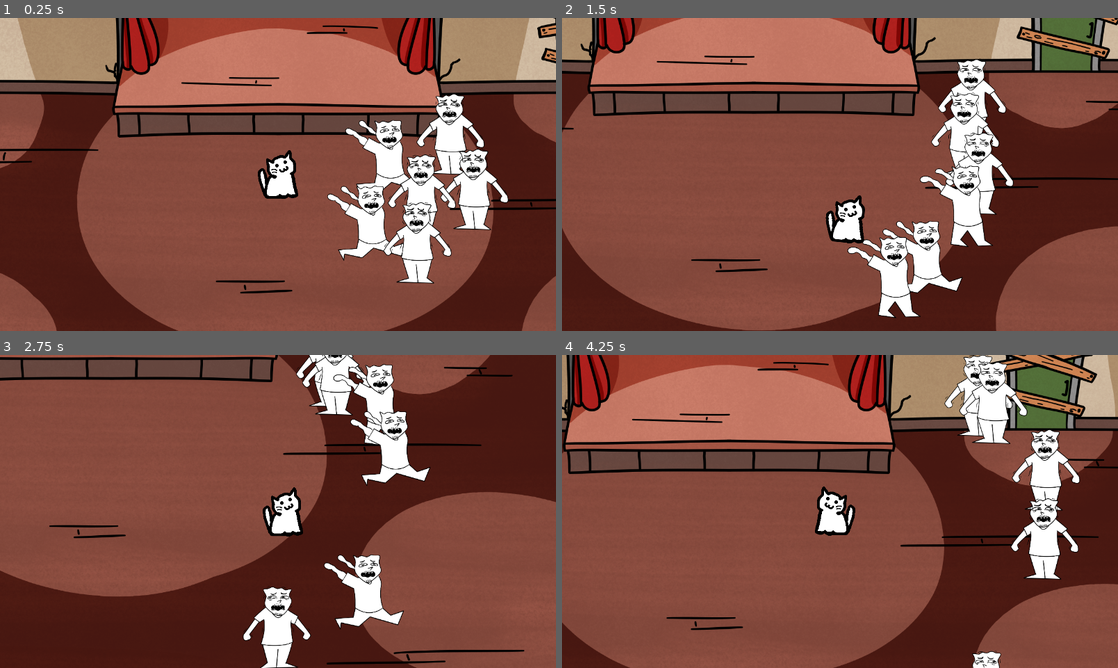
Above: before the commit, frames 1-4 (two rows, left to right).
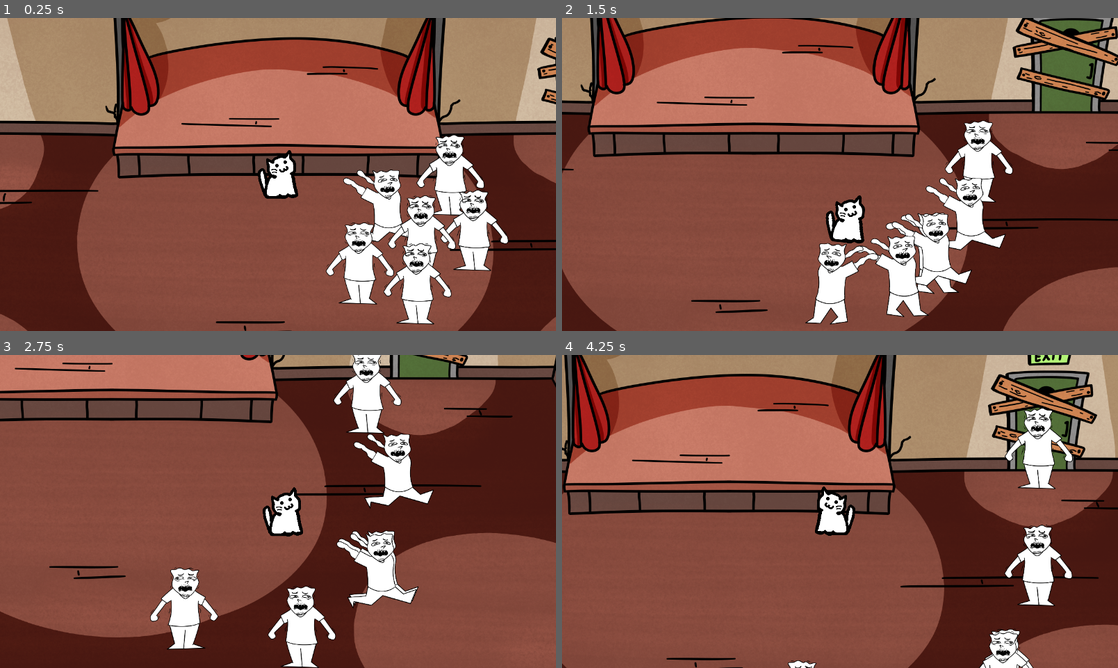
Above: after the commit, the same moments.

Repository: Crevann/GGJFunnyGame
Game: Godot game, scene res://game.tscn
The game is run twice, just before and just after one commit, with the same random seed, the same clock (stepped at 60 frames per second) and the same inputs.
Inputs:
- Up to frame 1 (0.25 s): no input
- Up to frame 2 (1.5 s): hold D (move_right) 0.53-1.28 s; tap Space (attack) at 0.6, 1.35 s; hold S (move_down) from 1.28 s (still down)
- Up to frame 3 (2.75 s): release S (move_down) at 2.03 s; hold D (move_right) from 2.03 s (still down); tap Space (attack) at 2.1 s
- Up to frame 4 (4.25 s): release D (move_right) at 2.78 s; hold W (move_up) 2.78-3.53 s; tap Space (attack) at 2.85, 3.6 s; hold A (move_left) from 3.53 s (still down)

The runs differ from the first frame. In frame 1, 49% of the frame differs, in the area x 0-100%, y 0-100%; in frame 2, 48%; in frame 3, 39%; in frame 4, 48%.

Commit message:
Combo system

Diff:
--- a/characters/enemy/enemy.gd
+++ b/characters/enemy/enemy.gd
@@ -1,17 +1,31 @@
 extends CharacterBody2D
 class_name Enemy
+
+signal has_died(points: int)
 
 @onready var camera := $"../../Camera2D"
 @onready var player: Player
 
+@export var points = 100
 const SPEED = 200.0
 const KNOCKBACK = 1200.0
-var hp
+var hp : int
+var dead : bool
 
 func _ready():
 	player = get_tree().get_first_node_in_group("player")
 	add_to_group("enemies")
 	hp = 2
+
+func _process(_delta):
+	if(hp <= 0 and !dead):
+		var state : State = $StateMachine.current_state
+		state.emit_signal("transition", "Dead")
+		Game.add_points(points)
+		Game.current_combo += 1
+		Game.combo_decay_timer.start()
+		print(Game.total_points)
+		print(Game.current_combo)
 
 func _physics_process(_delta):
 	move_and_slide()
@@ -21,6 +35,7 @@
 	var direction = global_position - other.global_position
 	Game.hit_stop(0.1, 0.15)
 	camera.shake_camera(0.1, 50)
+	hp = hp - other.damage
 	var state : State = $StateMachine.current_state
 	velocity = direction.normalized() * KNOCKBACK
 	state.emit_signal("transition", "Stagger")
--- a/characters/enemy/enemy.tscn
+++ b/characters/enemy/enemy.tscn
@@ -10,6 +10,7 @@
 [ext_resource type="Texture2D" uid="uid://m2djar8l6s3e" path="res://sprites/enemy/enemy_run/enemy_run_1.png" id="5_t2ouk"]
 [ext_resource type="Texture2D" uid="uid://dos0gxxru406v" path="res://sprites/enemy/enemy_stagger/enemy_stagger.png" id="6_u5tq3"]
 [ext_resource type="Script" path="res://characters/enemy/states/enemy_stagger.gd" id="10_p8vnk"]
+[ext_resource type="Script" path="res://characters/enemy/states/enemy_dead.gd" id="11_n2pg3"]
 
 [sub_resource type="Shader" id="Shader_dmjlb"]
 code = "shader_type canvas_item;
@@ -34,6 +35,14 @@
 
 [sub_resource type="SpriteFrames" id="SpriteFrames_c7j80"]
 animations = [{
+"frames": [{
+"duration": 1.0,
+"texture": ExtResource("2_vbmiw")
+}],
+"loop": true,
+"name": &"Dead",
+"speed": 5.0
+}, {
 "frames": [{
 "duration": 1.0,
 "texture": ExtResource("2_vbmiw")
@@ -70,6 +79,46 @@
 
 [sub_resource type="RectangleShape2D" id="RectangleShape2D_nw2fq"]
 size = Vector2(80, 17)
+
+[sub_resource type="Animation" id="Animation_p3vg7"]
+resource_name = "Dead"
+length = 0.10001
+tracks/0/type = "value"
+tracks/0/imported = false
+tracks/0/enabled = true
+tracks/0/path = NodePath("Flip/Enemy:animation")
+tracks/0/interp = 1
+tracks/0/loop_wrap = true
+tracks/0/keys = {
+"times": PackedFloat32Array(0),
+"transitions": PackedFloat32Array(1),
+"update": 1,
+"values": [&"Dead"]
+}
+tracks/1/type = "value"
+tracks/1/imported = false
+tracks/1/enabled = true
+tracks/1/path = NodePath("Flip/Enemy:frame")
+tracks/1/interp = 1
+tracks/1/loop_wrap = true
+tracks/1/keys = {
+"times": PackedFloat32Array(0),
+"transitions": PackedFloat32Array(1),
+"update": 1,
+"values": [0]
+}
+tracks/2/type = "value"
+tracks/2/imported = false
+tracks/2/enabled = true
+tracks/2/path = NodePath("Flip/Hurtbox/CollisionShape2D:disabled")
+tracks/2/interp = 1
+tracks/2/loop_wrap = true
+tracks/2/keys = {
+"times": PackedFloat32Array(0),
+"transitions": PackedFloat32Array(1),
+"update": 1,
+"values": [true]
+}
 
 [sub_resource type="Animation" id="Animation_6hn0o"]
 resource_name = "Idle"
@@ -198,38 +247,6 @@
 "update": 0,
 "values": [0.0]
 }
-
-[sub_resource type="Animation" id="Animation_tmr6m"]
-resource_name = "Walk"
-length = 0.40001
-loop_mode = 1
-tracks/0/type = "value"
-tracks/0/imported = false
-tracks/0/enabled = true
-tracks/0/path = NodePath("Flip/Enemy:animation")
-tracks/0/interp = 1
-tracks/0/loop_wrap = true
-tracks/0/keys = {
-"times": PackedFloat32Array(0),
-"transitions": PackedFloat32Array(1),
-"update": 1,
-"values": [&"Run"]
-}
-tracks/1/type = "value"
-tracks/1/imported = false
-tracks/1/enabled = true
-tracks/1/path = NodePath("Flip/Enemy:frame")
-tracks/1/interp = 1
-tracks/1/loop_wrap = true
-tracks/1/keys = {
-"times": PackedFloat32Array(0, 0.2),
-"transitions": PackedFloat32Array(1, 1),
-"update": 1,
-"values": [0, 1]
-}
-
-[sub_resource type="Animation" id="Animation_p3vg7"]
-resource_name = "Dead"
 
 [sub_resource type="Animation" id="Animation_y4rmu"]
 resource_name = "Stagger"
@@ -283,6 +300,35 @@
 "values": [1.0, 0.0]
 }
 
+[sub_resource type="Animation" id="Animation_tmr6m"]
+resource_name = "Walk"
+length = 0.40001
+loop_mode = 1
+tracks/0/type = "value"
+tracks/0/imported = false
+tracks/0/enabled = true
+tracks/0/path = NodePath("Flip/Enemy:animation")
+tracks/0/interp = 1
+tracks/0/loop_wrap = true
+tracks/0/keys = {
+"times": PackedFloat32Array(0),
+"transitions": PackedFloat32Array(1),
+"update": 1,
+"values": [&"Run"]
+}
+tracks/1/type = "value"
+tracks/1/imported = false
+tracks/1/enabled = true
+tracks/1/path = NodePath("Flip/Enemy:frame")
+tracks/1/interp = 1
+tracks/1/loop_wrap = true
+tracks/1/keys = {
+"times": PackedFloat32Array(0, 0.2),
+"transitions": PackedFloat32Array(1, 1),
+"update": 1,
+"values": [0, 1]
+}
+
 [sub_resource type="AnimationLibrary" id="AnimationLibrary_ll0e4"]
 _data = {
 "Dead": SubResource("Animation_p3vg7"),
@@ -343,5 +389,10 @@
 [node name="StaggerTimer" type="Timer" parent="StateMachine/Stagger"]
 wait_time = 0.2
 
+[node name="Dead" type="Node" parent="StateMachine"]
+script = ExtResource("11_n2pg3")
+animation_name = "Dead"
+
 [connection signal="hit" from="Flip/Hurtbox" to="." method="_on_hurtbox_hit"]
+[connection signal="animation_finished" from="AnimationPlayer" to="StateMachine/Dead" method="_on_animation_player_animation_finished"]
 [connection signal="timeout" from="StateMachine/Stagger/StaggerTimer" to="StateMachine/Stagger" method="_on_stagger_timer_timeout"]
--- /dev/null
+++ b/characters/enemy/states/enemy_dead.gd
@@ -0,0 +1,8 @@
+extends EnemyState
+
+func state_enter():
+	super()
+	enemy.dead = true
+
+func state_physics_process(_delta):
+	enemy.velocity = lerp(enemy.velocity, Vector2.ZERO, 0.1)
--- a/game.gd
+++ b/game.gd
@@ -1,11 +1,31 @@
 extends Node
 
-var points: int
+var total_points: int
+var current_combo: int = 1
+var max_combo: int = 4
+
+var combo_decay_timer: Timer
+var combo_decay_time: float = 2.0
 
 func _ready():
-	points = 0
+	total_points = 0
+
+	combo_decay_timer = Timer.new()
+	combo_decay_timer.wait_time = combo_decay_time
+	combo_decay_timer.autostart = true
+	combo_decay_timer.connect("timeout", combo_decay)
+	add_child(combo_decay_timer)
+
+func _process(delta):
+	current_combo = clamp(current_combo, 1, max_combo)
+
+func add_points(new_points):
+	total_points += new_points * current_combo
 
 func hit_stop(timescale, duration):
 	Engine.time_scale = timescale
 	await get_tree().create_timer(duration, true, false, true).timeout
 	Engine.time_scale = 1
+
+func combo_decay():
+	current_combo -= 1
--- a/game.tscn
+++ b/game.tscn
@@ -1,6 +1,7 @@
-[gd_scene load_steps=10 format=3 uid="uid://bthd4sme5od7a"]
+[gd_scene load_steps=13 format=3 uid="uid://bthd4sme5od7a"]
 
 [ext_resource type="PackedScene" uid="uid://cx1djja02jtll" path="res://characters/player/player.tscn" id="1_nw3lk"]
+[ext_resource type="PackedScene" uid="uid://bo7k1cc6j2s0q" path="res://logic/ui/ui.tscn" id="1_v0yu5"]
 [ext_resource type="Script" path="res://camera.gd" id="1_ye6ox"]
 [ext_resource type="PackedScene" uid="uid://css4dbko0a408" path="res://characters/enemy/enemy.tscn" id="3_mef0r"]
 [ext_resource type="Texture2D" uid="uid://dfb214moyitdu" path="res://debug/enviroment/stage_arena.png" id="6_ewjuq"]
@@ -21,10 +22,21 @@
 [sub_resource type="RectangleShape2D" id="RectangleShape2D_j20mv"]
 size = Vector2(765, 104)
 
+[sub_resource type="Gradient" id="Gradient_knj1o"]
+colors = PackedColorArray(1, 1, 1, 1, 0, 0, 0, 1)
+
+[sub_resource type="GradientTexture2D" id="GradientTexture2D_3yvy8"]
+gradient = SubResource("Gradient_knj1o")
+fill = 1
+fill_from = Vector2(0.5, 0.5)
+fill_to = Vector2(0.85, 0.85)
+
 [node name="Game" type="Node2D"]
 
+[node name="UI" parent="." instance=ExtResource("1_v0yu5")]
+
 [node name="Camera2D" type="Camera2D" parent="."]
-position = Vector2(0, -57)
+position = Vector2(0, -151)
 process_callback = 0
 position_smoothing_enabled = true
 script = ExtResource("1_ye6ox")
@@ -36,6 +48,7 @@
 y_sort_enabled = true
 
 [node name="Player" parent="YSortables" groups=["player"] instance=ExtResource("1_nw3lk")]
+position = Vector2(0, -151)
 
 [node name="RemoteTransform2D" type="RemoteTransform2D" parent="YSortables/Player"]
 remote_path = NodePath("../../../Camera2D")
@@ -91,3 +104,21 @@
 [node name="Box" type="CollisionShape2D" parent="Enviroment/Stage"]
 position = Vector2(1.5, 53)
 shape = SubResource("RectangleShape2D_j20mv")
+
+[node name="Lights" type="DirectionalLight2D" parent="."]
+visible = false
+enabled = false
+color = Color(0.470588, 0.470588, 0.470588, 1)
+blend_mode = 1
+
+[node name="PointLight2D" type="PointLight2D" parent="Lights"]
+position = Vector2(19, -35)
+enabled = false
+texture = SubResource("GradientTexture2D_3yvy8")
+texture_scale = 15.0
+
+[node name="PointLight2D2" type="PointLight2D" parent="Lights"]
+position = Vector2(-842, 308)
+enabled = false
+texture = SubResource("GradientTexture2D_3yvy8")
+texture_scale = 10.0
--- /dev/null
+++ b/logic/ui/ui.tscn
@@ -0,0 +1,3 @@
+[gd_scene format=3 uid="uid://bo7k1cc6j2s0q"]
+
+[node name="UI" type="CanvasLayer"]
--- a/project.godot
+++ b/project.godot
@@ -74,4 +74,3 @@
 [rendering]
 
 renderer/rendering_method="mobile"
-environment/defaults/default_clear_color=Color(0, 0, 0, 1)
Not shown: 1 places in characters/enemy/enemy.tscn that only renumber resources
